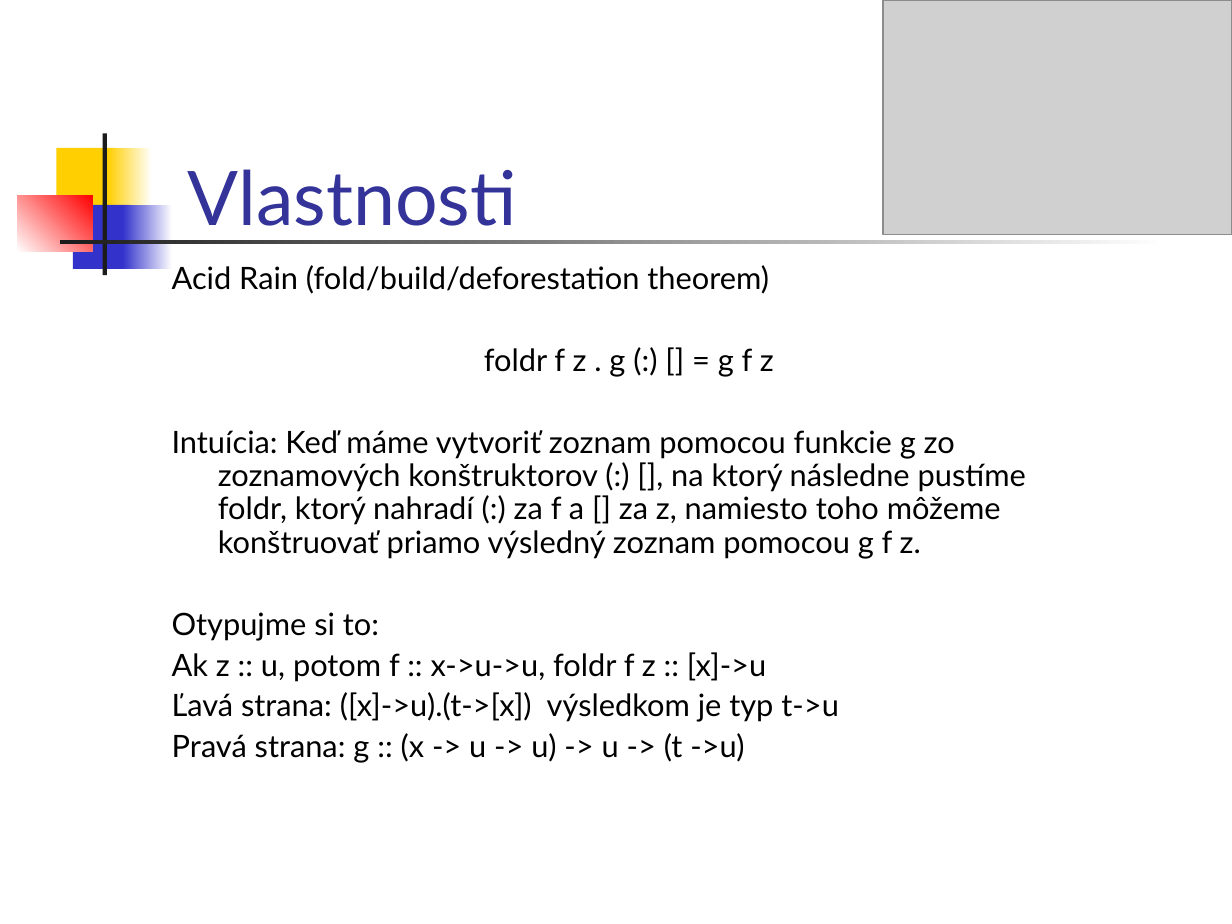
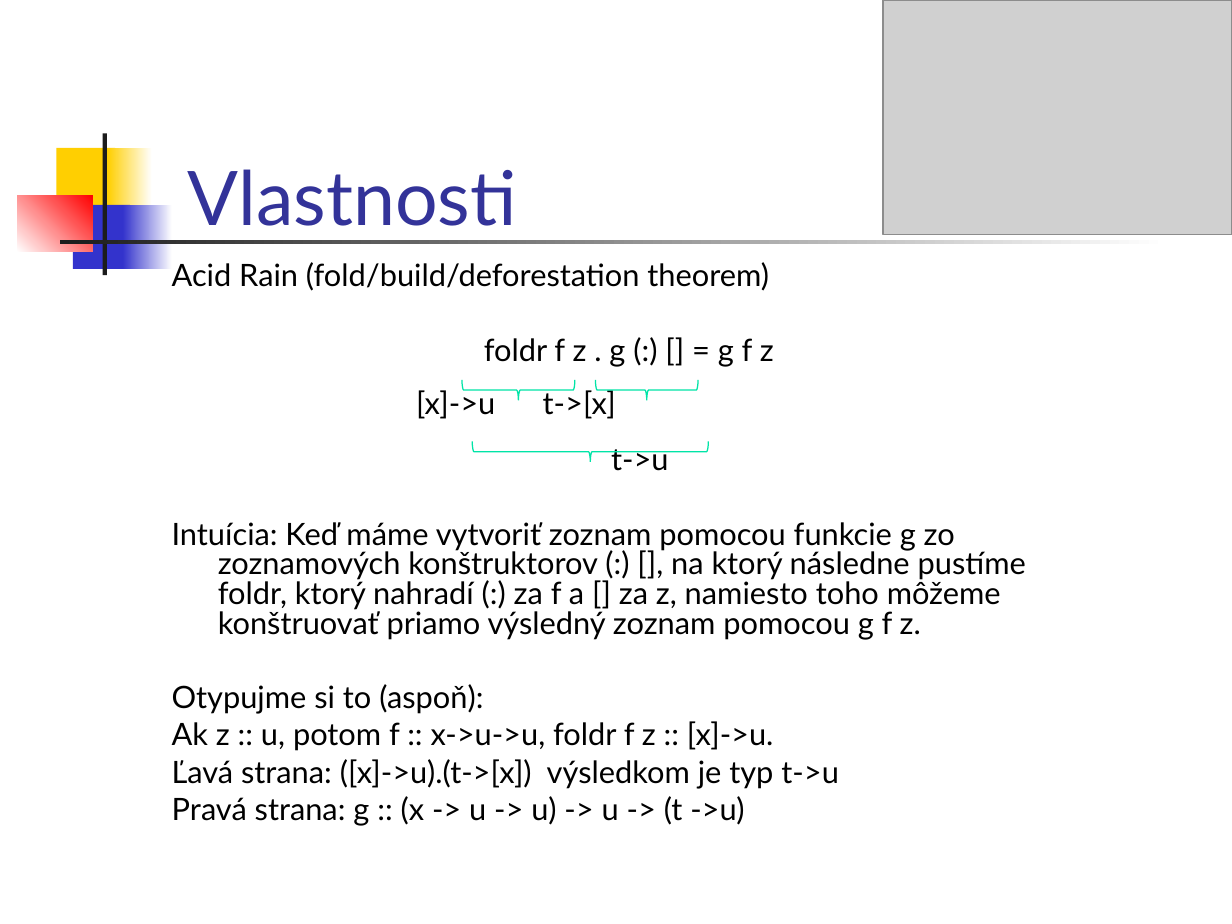
Before and after one commit to Funkcionalne/Prednasky, a slide deck: slide 23 of 02/02_fpro.ppt. Drawn at 1232x924 pixels with LibreOffice and Linux fonts; fonts in the diff are those of the drawing; grey boxes stand for pictures. Boxes give left, top, right and bottom in pixels: in the first picture for what was removed or moved away, otherwise in the second. Text is boxed around its words. In the diff, an @@ line names an element or a change of style, - is before the commit and + after.

```diff
--- a/02/02_fpro.ppt
+++ b/02/02_fpro.ppt
@@ text at (x1=172, y1=262, x2=1026, y2=826): line spacing 0.9 to 0.8 @@
@@ text at (x1=416, y1=387, x2=669, y2=471): paragraphs added @@
+[x]->u t->[x]
+t->u
@@ freeform shape added at (x1=461, y1=380, x2=575, y2=401), outline #00E4A7 0.74 pt @@
@@ freeform shape added at (x1=596, y1=379, x2=699, y2=400), outline #00E4A7 0.74 pt @@
@@ freeform shape added at (x1=472, y1=442, x2=709, y2=463), outline #00E4A7 0.74 pt @@
@@ text at (x1=172, y1=684, x2=774, y2=751): text changed @@
-Otypujme si to:
-Ak z :: u, potom f :: x->u->u, foldr f z :: [x]->u
+Otypujme si to (aspoň):
+Ak z :: u, potom f :: x->u->u, foldr f z :: [x]->u.
```
Also in this commit, not shown: 4 other slides changed, 2 other files.
